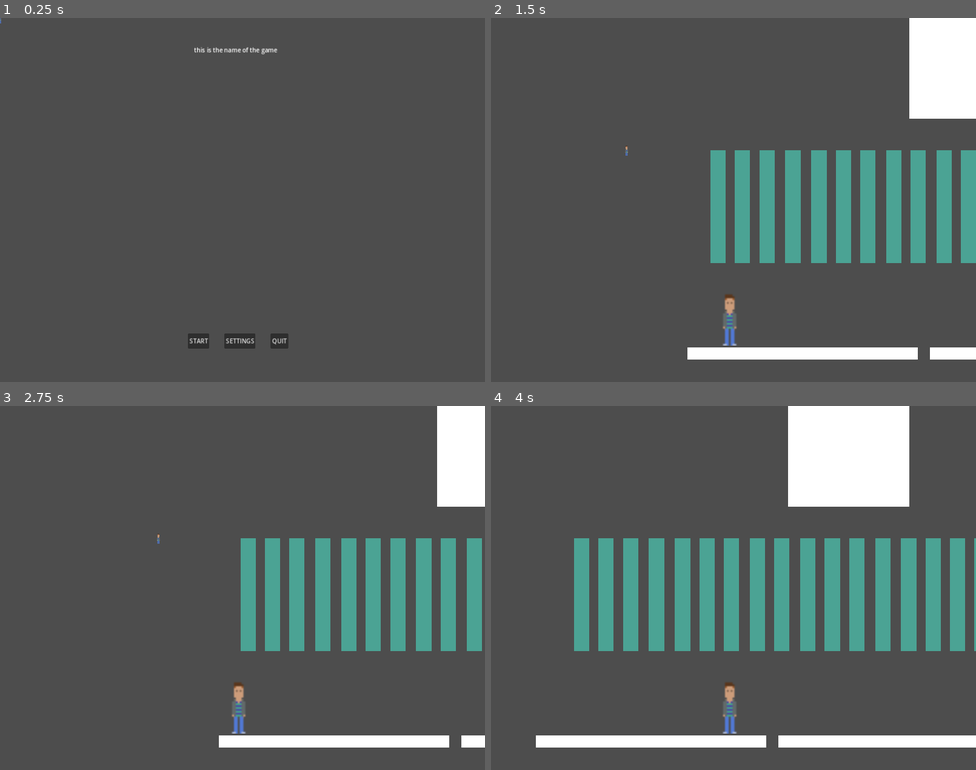
Above: before the commit, frames 1-4 (two rows, left to right).
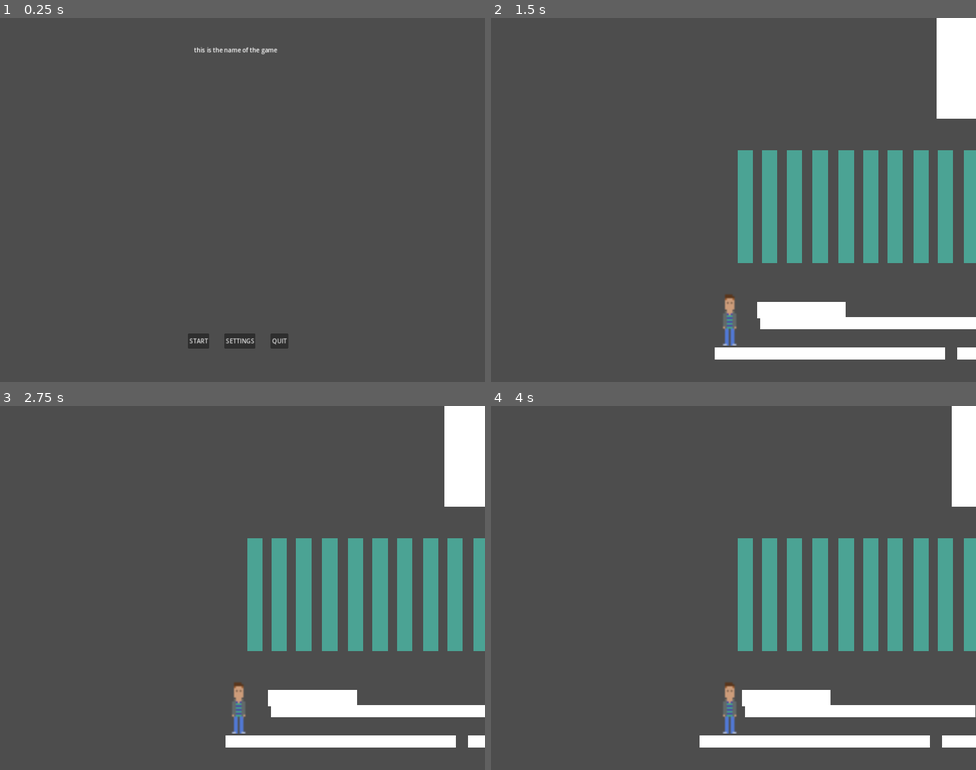
Above: after the commit, the same moments.

Repository: adamsocki/test_godot
Game: Godot game, scene res://game_manager.tscn
The game is run twice, just before and just after one commit, with the same random seed, the same clock (stepped at 60 frames per second) and the same inputs.
Inputs (mouse positions are in pixels of both pictures, inside the frame that each line leads up to):
- Up to frame 1 (0.25 s): no input
- Up to frame 2 (1.5 s): click "START" at 0.5 s; tap Enter at 1.25 s; move the mouse to (840, 181) at 1.27 s; hold D (move_right) from 1.28 s (still down)
- Up to frame 3 (2.75 s): move the mouse to (145, 606) at 2.02 s; release D (move_right) at 2.03 s; hold Left (move_left) from 2.03 s (still down)
- Up to frame 4 (4 s): move the mouse to (782, 507) at 2.77 s; release Left (move_left) at 2.78 s; hold D (move_right) from 2.78 s (still down); move the mouse to (709, 660) at 3.52 s

The runs differ from the first frame. In frame 1, less than 0.1% of the frame differs, in the area x 0-1%, y 0-2%; in frame 2, 7.8%; in frame 3, 11%; in frame 4, 31%, in the area x 9-100%, y 0-94%.

Commit message:
collission wall

Diff:
--- a/game1_2D/levels/level_1.tscn
+++ b/game1_2D/levels/level_1.tscn
@@ -2,37 +2,15 @@
 
 [ext_resource type="PackedScene" uid="uid://b61lnl0uvhop" path="res://player.tscn" id="1_g8vml"]
 [ext_resource type="Script" path="res://levels/level_1.gd" id="1_o4g7v"]
-
-[sub_resource type="CapsuleShape2D" id="CapsuleShape2D_ffcsp"]
-radius = 8.0
-height = 896.0
+[ext_resource type="PackedScene" uid="uid://0v6oepbh5ja0" path="res://wall.tscn" id="2_l6414"]
 
 [node name="Level1" type="Node2D"]
+position = Vector2(-96, -64)
 script = ExtResource("1_o4g7v")
 
-[node name="Node" type="Node" parent="."]
-
-[node name="CollisionShape2D4" type="CollisionShape2D" parent="Node"]
-visible = false
-position = Vector2(520, 32)
-rotation = 1.5708
-shape = SubResource("CapsuleShape2D_ffcsp")
-
-[node name="CollisionShape2D2" type="CollisionShape2D" parent="Node"]
-visible = false
-position = Vector2(64, 488)
-shape = SubResource("CapsuleShape2D_ffcsp")
-
-[node name="CollisionShape2D3" type="CollisionShape2D" parent="Node"]
-visible = false
-position = Vector2(976, 488)
-shape = SubResource("CapsuleShape2D_ffcsp")
-
-[node name="CollisionShape2D" type="CollisionShape2D" parent="Node"]
-visible = false
-position = Vector2(520, 944)
-rotation = 1.5708
-shape = SubResource("CapsuleShape2D_ffcsp")
+[node name="Wall" parent="." instance=ExtResource("2_l6414")]
+position = Vector2(272, 400)
+scale = Vector2(5.85956, 1.07338)
 
 [node name="Player" parent="." instance=ExtResource("1_g8vml")]
 position = Vector2(192, 440)
@@ -325,3 +303,16 @@
 offset_right = 385.493
 offset_bottom = 77.5433
 scale = Vector2(0.122516, 0.105662)
+
+[node name="Node2D" type="Node2D" parent="."]
+position = Vector2(-56, 0)
+
+[node name="ColorRect3" type="ColorRect" parent="Node2D"]
+offset_left = 336.0
+offset_top = 440.0
+offset_right = 944.0
+offset_bottom = 472.0
+
+[node name="StaticBody2D" type="StaticBody2D" parent="Node2D"]
+position = Vector2(336, 440)
+disable_mode = 1
--- a/game1_2D/player.gd
+++ b/game1_2D/player.gd
@@ -1,12 +1,17 @@
-extends Node2D
+extends CharacterBody2D
 
 
-@export var speed = 400
+
+@export var speed = 40
 var player_moving = false
 
 var player_state
 
-var velocity = Vector2.ZERO
+var to_move = false
+
+#var velocity = Vector2.ZERO
+
+#var velocity = Vector2.ZERO
 
 # Called when the node enters the scene tree for the first time.
 func _ready():
@@ -20,6 +25,7 @@
 
 # Called every frame. 'delta' is the elapsed time since the previous frame.
 func _process(delta):
+	to_move = true
 	velocity = Vector2.ZERO
 	if Input.is_action_pressed("move_left"):
 		velocity.x -= 1
@@ -33,6 +39,7 @@
 
 	if velocity.length() > 0:
 		velocity = velocity.normalized() * speed
+		to_move = move_and_collide(velocity * delta)
 		player_state = Constants.PlayerState.walking
 		player_moving = true
 
@@ -41,7 +48,9 @@
 		player_moving = false
 
 
-	position += velocity * delta
+	if to_move:
+		position += velocity * delta
+
 
 
 #	match player_state:
--- a/game1_2D/player.tscn
+++ b/game1_2D/player.tscn
@@ -1,43 +1,23 @@
-[gd_scene load_steps=5 format=3 uid="uid://b61lnl0uvhop"]
+[gd_scene load_steps=4 format=3 uid="uid://b61lnl0uvhop"]
 
 [ext_resource type="Script" path="res://player.gd" id="1_olmpa"]
 [ext_resource type="Texture2D" uid="uid://pcmlj6qt40dk" path="res://character/man_idle1.png" id="2_552pj"]
-[ext_resource type="Texture2D" uid="uid://bl17yxn3wo3mb" path="res://character/man_idle2.png" id="3_m4ev6"]
 
-[sub_resource type="SpriteFrames" id="SpriteFrames_i0shk"]
-animations = [{
-"frames": [{
-"duration": 1.0,
-"texture": ExtResource("2_552pj")
-}, {
-"duration": 1.0,
-"texture": ExtResource("3_m4ev6")
-}],
-"loop": true,
-"name": &"idle",
-"speed": 5.0
-}, {
-"frames": [{
-"duration": 1.0,
-"texture": ExtResource("2_552pj")
-}, {
-"duration": 1.0,
-"texture": ExtResource("3_m4ev6")
-}],
-"loop": true,
-"name": &"walking",
-"speed": 5.0
-}]
+[sub_resource type="RectangleShape2D" id="RectangleShape2D_0eb76"]
+size = Vector2(7.8, 27.5)
 
-[node name="Player" type="Node2D"]
+[node name="Player" type="CharacterBody2D"]
 scale = Vector2(5, 5)
 script = ExtResource("1_olmpa")
 
 [node name="Camera" type="Camera2D" parent="."]
 position = Vector2(2, -61.8)
 
-[node name="StaticBody2D" type="StaticBody2D" parent="."]
+[node name="Sprite2D" type="Sprite2D" parent="."]
+texture = ExtResource("2_552pj")
 
-[node name="AnimatedSprite2D" type="AnimatedSprite2D" parent="."]
-sprite_frames = SubResource("SpriteFrames_i0shk")
-animation = &"idle"
+[node name="CollisionShape2D" type="CollisionShape2D" parent="."]
+position = Vector2(-0.0999992, 1.35)
+shape = SubResource("RectangleShape2D_0eb76")
+
+[node name="CharacterBody2D" type="CharacterBody2D" parent="."]
--- a/game1_2D/ui_manager.tscn
+++ b/game1_2D/ui_manager.tscn
@@ -1,12 +1,8 @@
-[gd_scene load_steps=3 format=3 uid="uid://d3j71gqcavu5m"]
+[gd_scene load_steps=2 format=3 uid="uid://d3j71gqcavu5m"]
 
 [ext_resource type="Script" path="res://ui_manager.gd" id="1_m0iu7"]
-[ext_resource type="Texture2D" uid="uid://pcmlj6qt40dk" path="res://character/man_idle1.png" id="2_ag1s7"]
 
 [node name="UIManager" type="Node"]
 script = ExtResource("1_m0iu7")
 
 [node name="Cursor" type="Node2D" parent="."]
-
-[node name="Sprite2D" type="Sprite2D" parent="Cursor"]
-texture = ExtResource("2_ag1s7")
--- /dev/null
+++ b/game1_2D/wall.tscn
@@ -0,0 +1,16 @@
+[gd_scene load_steps=2 format=3 uid="uid://0v6oepbh5ja0"]
+
+[sub_resource type="RectangleShape2D" id="RectangleShape2D_x7ib3"]
+size = Vector2(40, 40)
+
+[node name="Wall" type="Node2D"]
+
+[node name="StaticBody2D" type="StaticBody2D" parent="."]
+
+[node name="ColorRect" type="ColorRect" parent="StaticBody2D"]
+offset_right = 40.0
+offset_bottom = 40.0
+
+[node name="CollisionShape2D" type="CollisionShape2D" parent="StaticBody2D"]
+position = Vector2(20, 20)
+shape = SubResource("RectangleShape2D_x7ib3")
Not shown, changed: .DS_Store
Not shown, added: game1_2D.zip
Not shown, changed: game1_2D/.DS_Store
